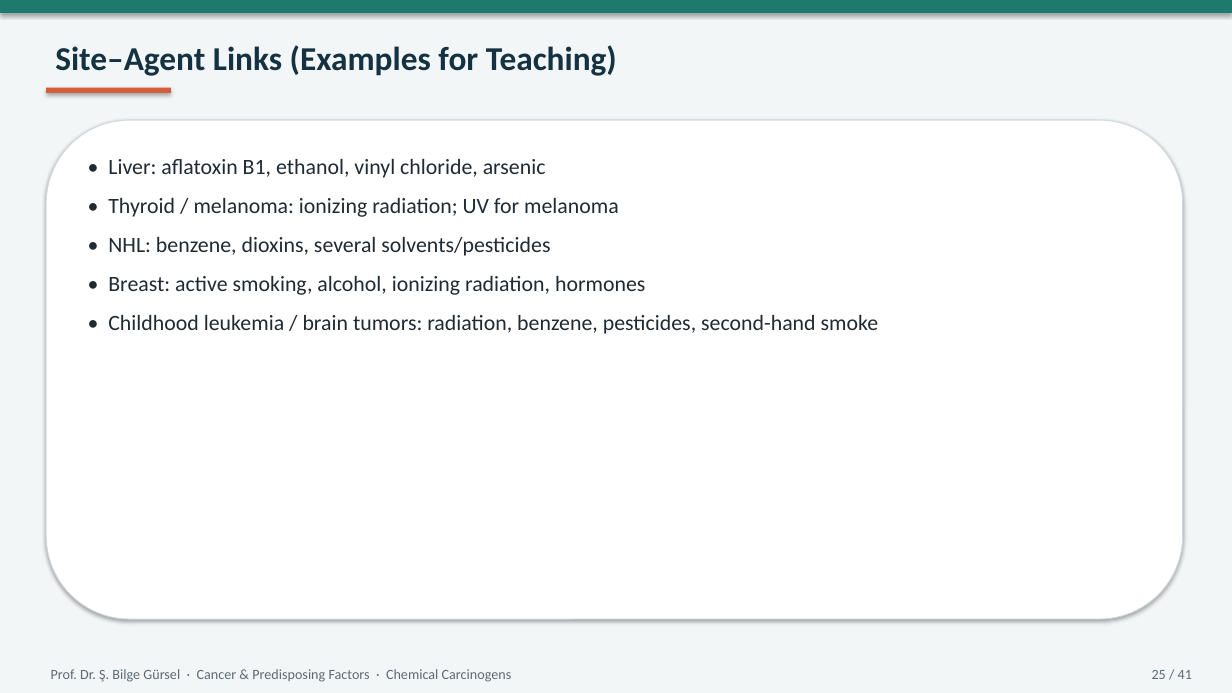
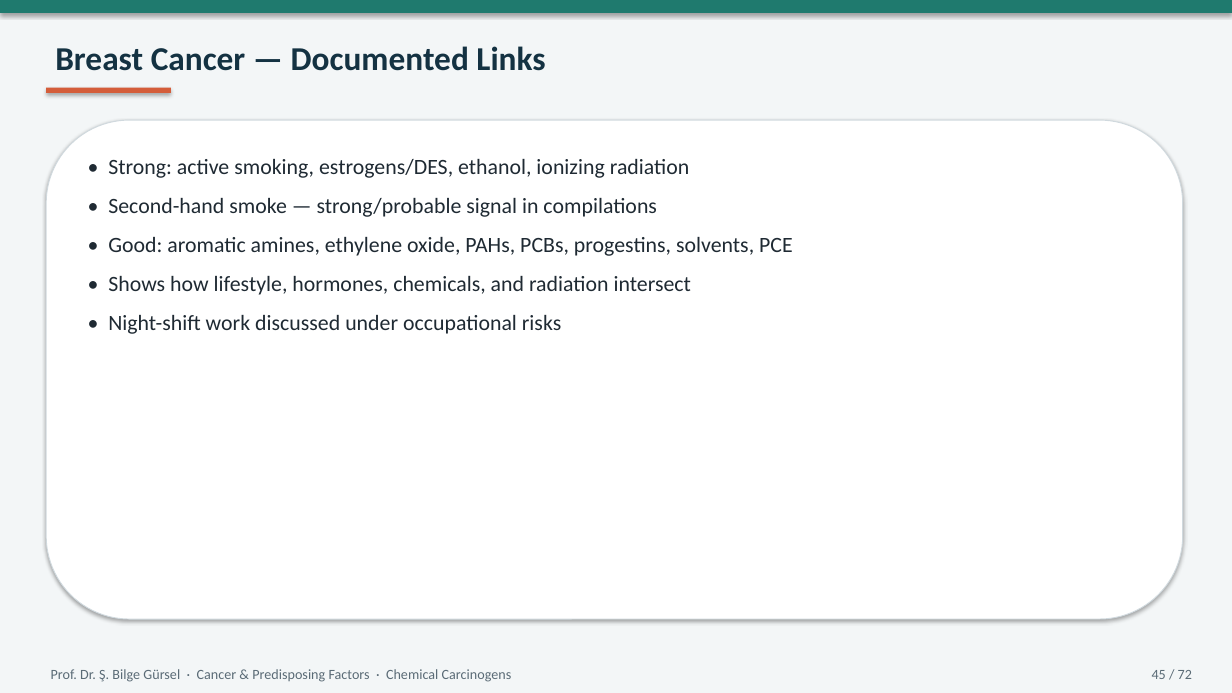
Before and after one commit to bilgegursel/RT-and-AI, a slide deck: slide 45 of elektif-radyasyon-onkolojisi-donem5/chemical-carcinogens-lecture/Cancer_Predisposing_Factors_Chemical_Tobacco_Radiation.pptx (slide 25 before the commit). Drawn at 1232x693 pixels with LibreOffice and Linux fonts; fonts in the diff are those of the drawing. Boxes give left, top, right and bottom in pixels: in the first picture for what was removed or moved away, otherwise in the second. Text is boxed around its words. In the diff, an @@ line names an element or a change of style, - is before the commit and + after.

```diff
--- a/elektif-radyasyon-onkolojisi-donem5/chemical-carcinogens-lecture/Cancer_Predisposing_Factors_Chemical_Tobacco_Radiation.pptx
+++ b/elektif-radyasyon-onkolojisi-donem5/chemical-carcinogens-lecture/Cancer_Predisposing_Factors_Chemical_Tobacco_Radiation.pptx
@@ text at [55,46,545,71]: text changed @@
-Site–Agent Links (Examples for Teaching)
+Breast Cancer — Documented Links
@@ text at [108,159,793,334]: text changed @@
-• Liver: aflatoxin B1, ethanol, vinyl chloride, arsenic
-• Thyroid / melanoma: ionizing radiation; UV for melanoma
-• NHL: benzene, dioxins, several solvents/pesticides
-• Breast: active smoking, alcohol, ionizing radiation, hormones
-• Childhood leukemia / brain tumors: radiation, benzene, pesticides, second-hand smoke
+• Strong: active smoking, estrogens/DES, ethanol, ionizing radiation
+• Second-hand smoke — strong/probable signal in compilations
+• Good: aromatic amines, ethylene oxide, PAHs, PCBs, progestins, solvents, PCE
+• Shows how lifestyle, hormones, chemicals, and radiation intersect
+• Night-shift work discussed under occupational risks
@@ text at [1152,670,1192,679]: text changed @@
-25 / 41
+45 / 72
```
Also in this commit, not shown: 38 other slides changed, 32 slides added, 1 slide removed, 3 other files.
